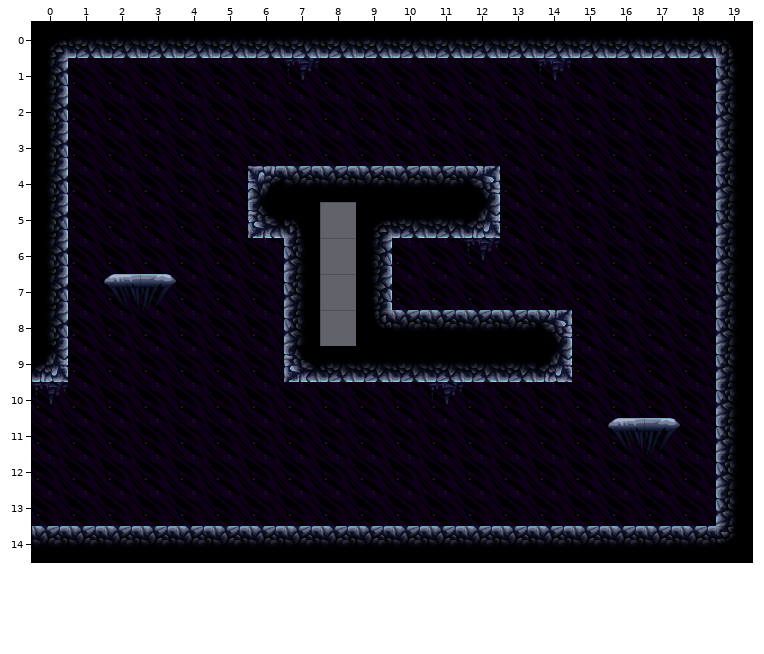
Two states of a Tiled map, Assets/data/levels/SecondRoom.tmx. The picture above is the old version.
Cells are 64x64 px. Shown: x 0..19, y 0..14.
The same view after the edit:
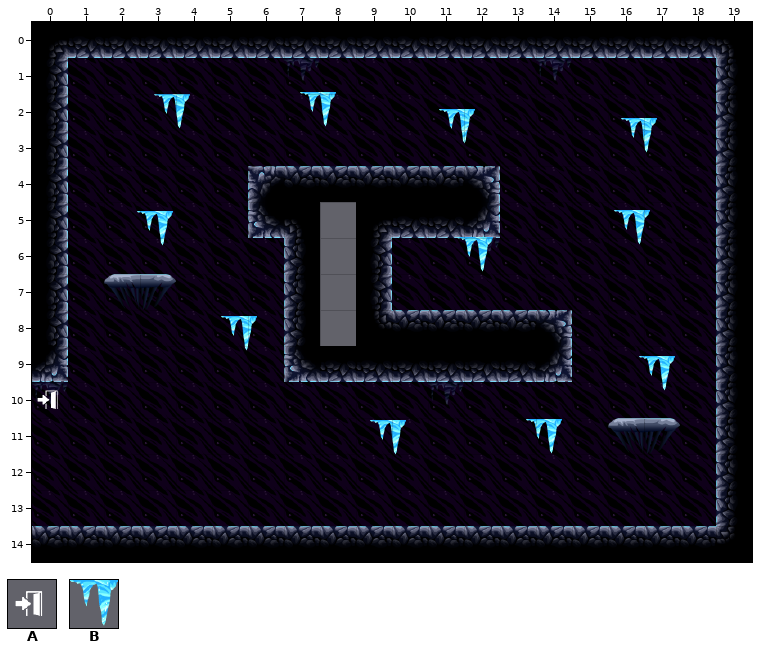
Key: from "tiles": A 18, B 19.
Objects are placed by their top-left corner, in cells (3,4 is the top-left corner of cell 3,4); size is 1x1 cell unless given.
The exact change:
--- layer "doors" (now shown)
+A "door" at 0,10
--- layer "spawners" (added)
+B "spawner" at 7.5,2
+B "spawner" at 3.4,2
+B "spawner" at 11.3,2.4
+B "spawner" at 16.4,2.7
+B "spawner" at 16.2,5.2
+B "spawner" at 2.9,5.2
+B "spawner" at 11.8,6
+B "spawner" at 5.2,8.2
+B "spawner" at 16.9,9.3
+B "spawner" at 13.7,11
+B "spawner" at 9.4,11.1
